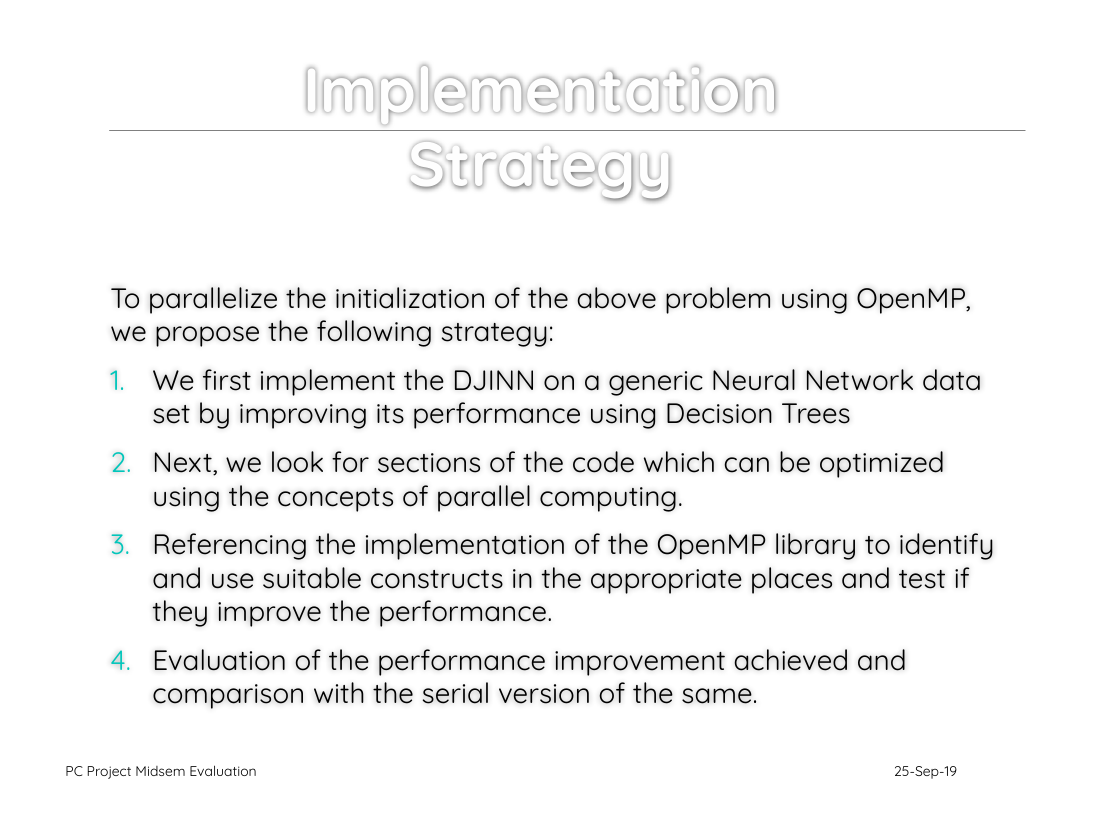
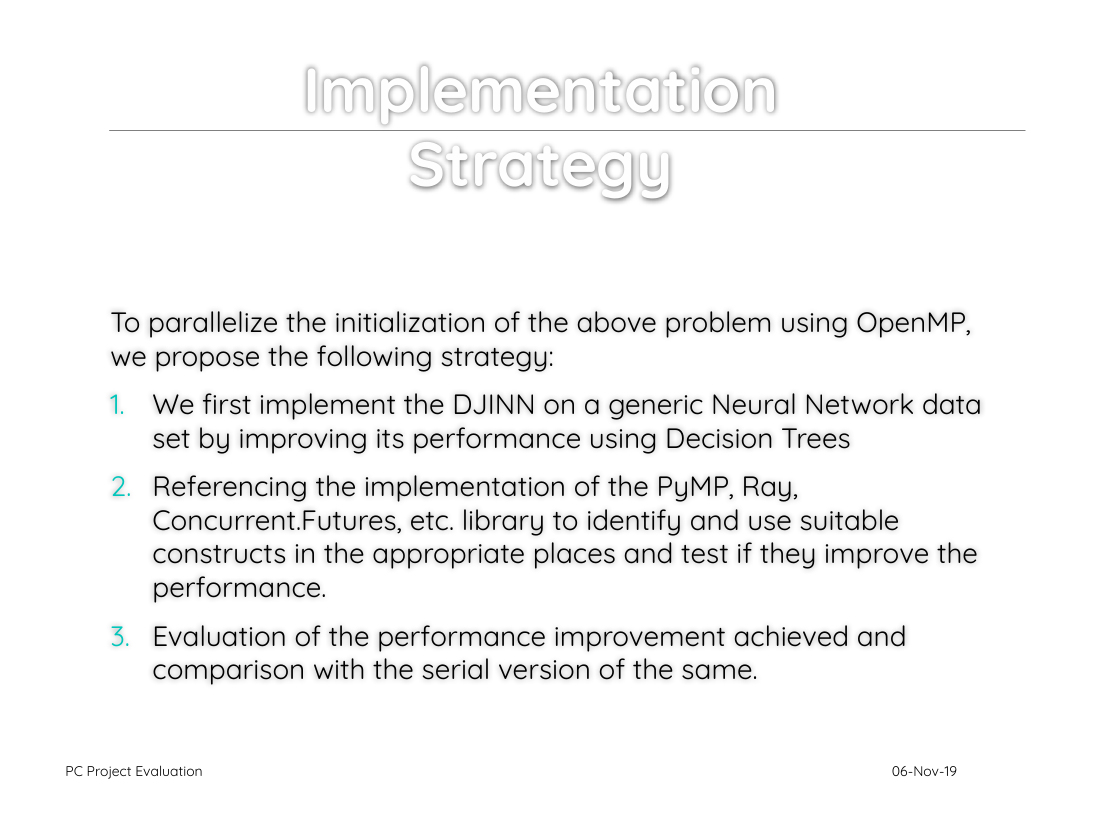
Before and after one commit to adityakaria/5-Sem, a slide deck: slide 5 of pc/Mini Project PPT Template.pptx. Drawn at 1120x840 pixels with LibreOffice and Linux fonts; fonts in the diff are those of the drawing; background and template pictures are left out. Boxes give left, top, right and bottom in pixels: in the first picture for what was removed or moved away, otherwise in the second. Text is boxed around its words. In the diff, an @@ line names an element or a change of style, - is before the commit and + after.

Commit message:
PC project presentation updated

```diff
--- a/pc/Mini Project PPT Template.pptx
+++ b/pc/Mini Project PPT Template.pptx
@@ text at (152, 475, 978, 603): text changed @@
-2. Next, we look for sections of the code which can be optimized using the concepts of parallel computing.
-3. Referencing the implementation of the OpenMP library to identify and use suitable constructs in the appropriate places and test if they improve the performance.
+2. Referencing the implementation of the PyMP, Ray, Concurrent.Futures, etc. library to identify and use suitable constructs in the appropriate places and test if they improve the performance.
@@ text at (65, 765, 202, 779): text changed @@
-PC Project Midsem Evaluation
+PC Project Evaluation
@@ text at (892, 766, 957, 776): text changed @@
-25-Sep-19
+06-Nov-19
```
Also in this commit, not shown: 6 other slides changed, 3 slides added, 2 slides removed.
